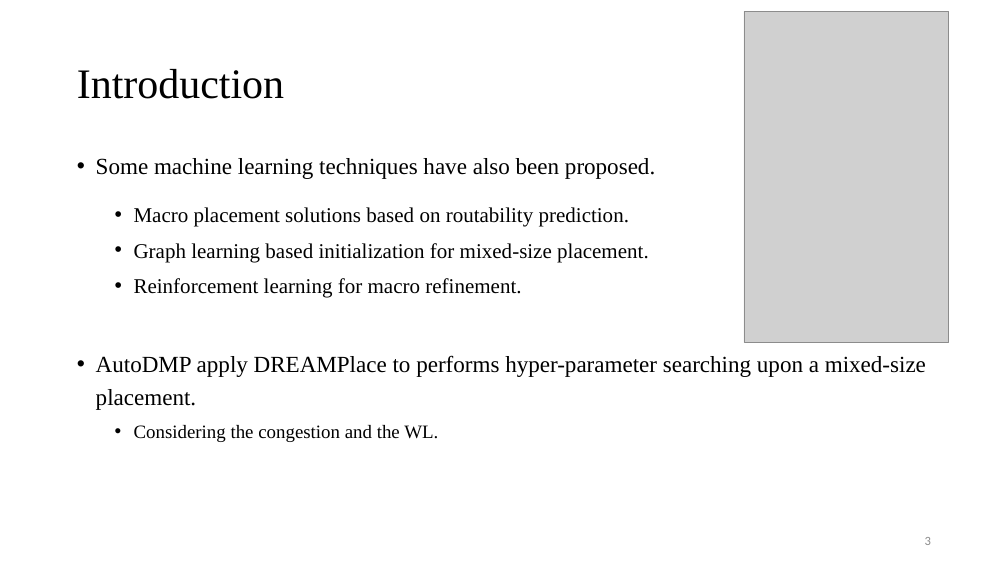
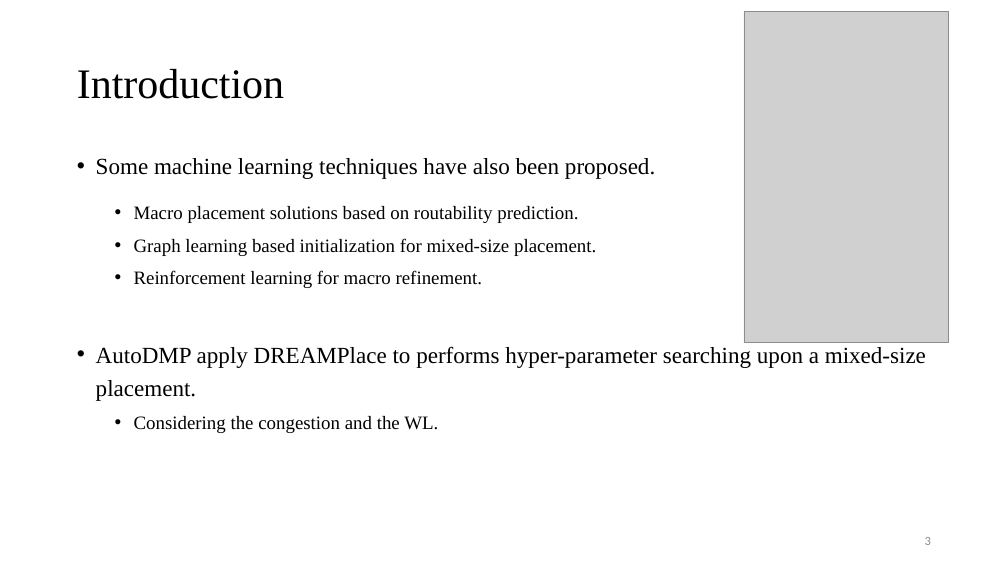
Before and after one commit to Pacific-Feng-Studuies/Studied-Papers, a slide deck: slide 4 of GM/Placement/Stronger Mixed-Size Placement Backbone Considering Second-Order Information/Stronger Mixed-Size Placement Backbone Considering Second-Order Information.pptx. Drawn at 1008x567 pixels with LibreOffice and Linux fonts; fonts in the diff are those of the drawing; grey boxes stand for pictures. Boxes give left, top, right and bottom in pixels: in the first picture for what was removed or moved away, otherwise in the second. Text is boxed around its words. In the diff, an @@ line names an element or a change of style, - is before the commit and + after.

```diff
--- a/GM/Placement/Stronger Mixed-Size Placement Backbone Considering Second-Order Information/Stronger Mixed-Size Placement Backbone Considering Second-Order Information.pptx
+++ b/GM/Placement/Stronger Mixed-Size Placement Backbone Considering Second-Order Information/Stronger Mixed-Size Placement Backbone Considering Second-Order Information.pptx
@@ text at <box>134,206,596,288</box>: size 20 to 18 pt in "Macro placement solutions based on routability prediction.", "Graph learning based initialization for mixed-size placement ...", "Reinforcement learning for macro refinement." @@
```
Also in this commit, not shown: 6 other slides changed, 7 slides added.
